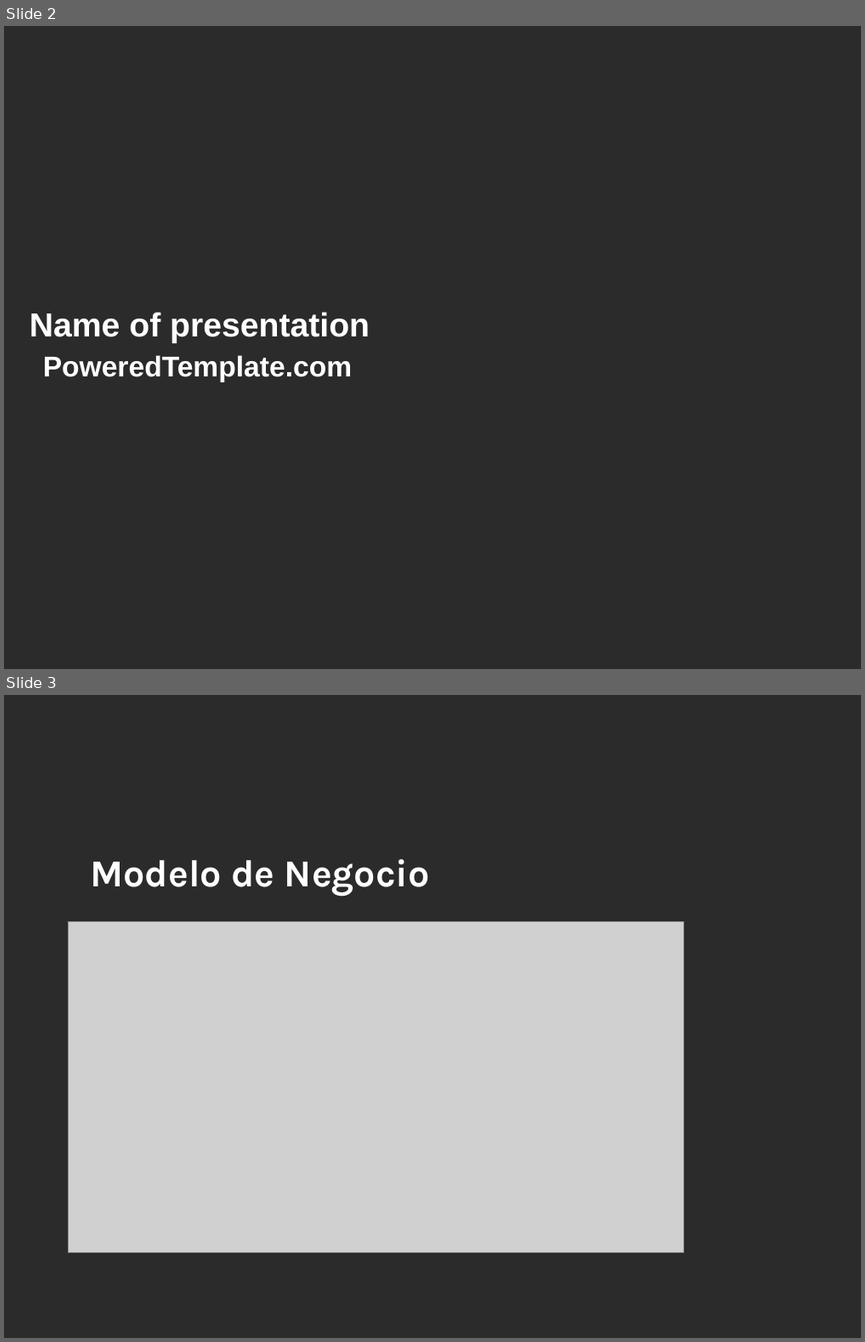
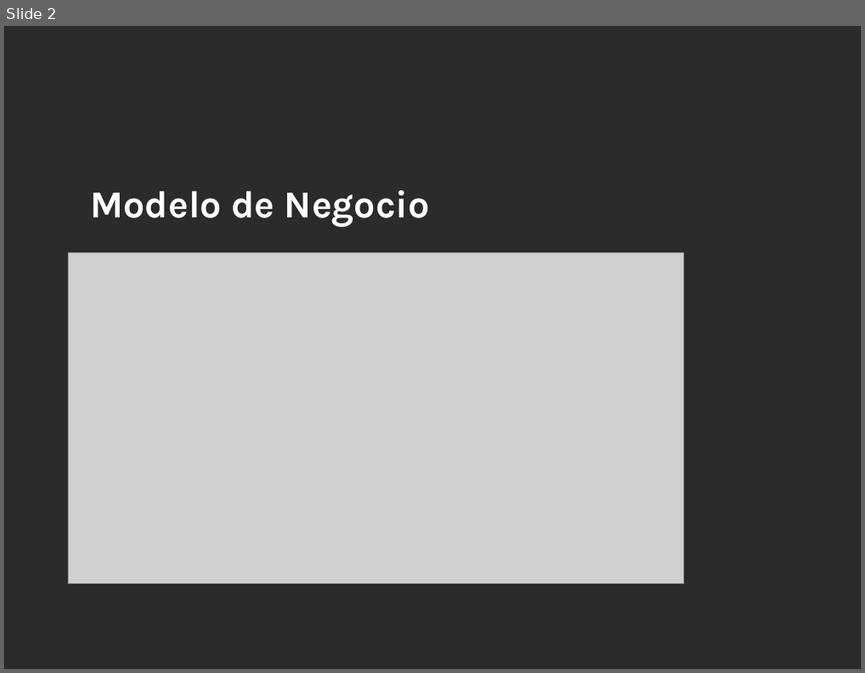
Before and after one commit to MikeRider27/ingenieria_proyecto, a slide deck: Analysis/pdf/Integrantes.pptx. Shown one above the other, each under a label of ours: slides 2 and 3 before the commit, slide 2 after it. The pictures are 865x1342 and 865x673 pixels, drawn with LibreOffice and Linux fonts; fonts in the diff are those of the drawing; grey boxes stand for pictures; background and template pictures are left out; a plain dark background stands for a picture behind light text. Boxes give left, top, right and bottom in pixels: in the first picture for what was removed or moved away, otherwise in the second. Text is boxed around its words. In the diff, an @@ line names an element or a change of style, - is before the commit and + after.

```diff
--- a/Analysis/pdf/Integrantes.pptx
+++ b/Analysis/pdf/Integrantes.pptx
@@ slide 2 removed at [4, 26, 861, 669], background picture (left out) @@
@@ title removed at [30, 312, 370, 343] @@
-Name of presentation
@@ subtitle removed at [43, 355, 352, 382] @@
-PoweredTemplate.com
@@ what was slide 3 is now slide 2 @@
```
Also in this commit, not shown: 3 slides changed, 28 other files.
